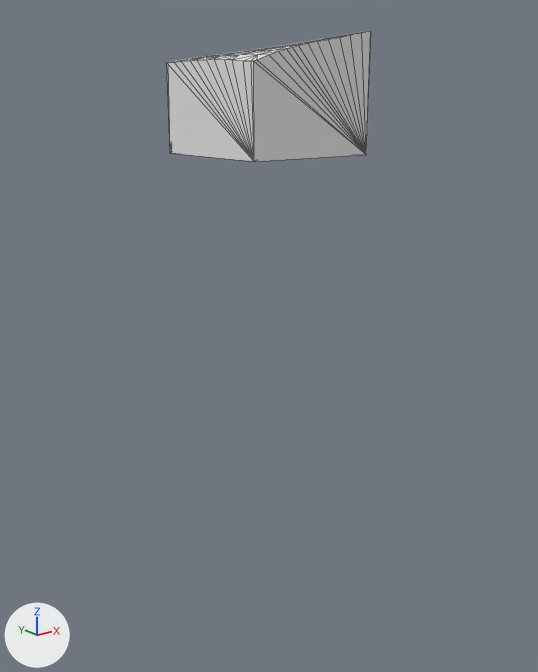
The glTF model assets/terrain/surface_pieces/surf_1_38.glb: old version first, new version second.
One viewpoint serves both versions: a 50 mm camera at (-119.6, -104.0, -28.2) aimed at (-102.2, -82.2, -37.0). Every picture has the same lights, and +X, +Y and +Z are marked at lower left. The picture after the commit comes second. Mesh edges are drawn as thin lines. Where no turn or scale is listed for an object, it has been applied to the vertices.

In view in the first picture: 'geometry_0'.
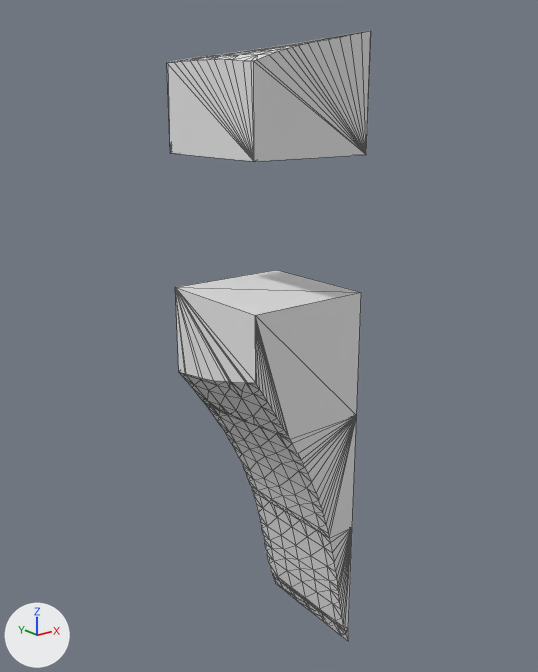
The change, as JSON lines over the scene's bpy script:
```json
{"op": "add", "block": "me_layer_5", "code": ["me_layer_5 = bpy.data.meshes.new('layer_5')", "me_layer_5.from_pydata(...)  # 28 vertices, 52 faces; spans x -100.23..-100.0, y -85.0..-80.0, z -50.65..-50.0"]}
{"op": "add", "block": "me_layer_4", "code": ["me_layer_4 = bpy.data.meshes.new('layer_4')", "me_layer_4.from_pydata(...)  # 82 vertices, 160 faces; spans x -101.38..-100.0, y -85.0..-80.0, z -50.0..-45.0"]}
{"op": "add", "block": "me_layer_3", "code": ["me_layer_3 = bpy.data.meshes.new('layer_3')", "me_layer_3.from_pydata(...)  # 99 vertices, 194 faces; spans x -103.89..-100.0, y -85.0..-80.0, z -45.0..-40.0"]}
{"op": "add", "block": "me_layer_2", "code": ["me_layer_2 = bpy.data.meshes.new('layer_2')", "me_layer_2.from_pydata(...)  # 68 vertices, 132 faces; spans x -105.0..-100.0, y -85.0..-80.0, z -40.0..-35.0"]}
{"op": "add", "block": "ob_layer_5", "code": ["ob_layer_5 = bpy.data.objects.new('layer_5', me_layer_5)", "ob_layer_5.location = (0.0, 0.0, 0.0)"]}
{"op": "add", "block": "ob_layer_4", "code": ["ob_layer_4 = bpy.data.objects.new('layer_4', me_layer_4)", "ob_layer_4.location = (0.0, 0.0, 0.0)"]}
{"op": "add", "block": "ob_layer_3", "code": ["ob_layer_3 = bpy.data.objects.new('layer_3', me_layer_3)", "ob_layer_3.location = (0.0, 0.0, 0.0)"]}
{"op": "add", "block": "ob_layer_2", "code": ["ob_layer_2 = bpy.data.objects.new('layer_2', me_layer_2)", "ob_layer_2.location = (0.0, 0.0, 0.0)"]}
```

Pixel boxes [x1, y1, x2, y2] of what changed, in the pictures (538 x 672 px):
```json
{"object": "layer_2", "change": "added", "after": [175, 270, 361, 439]}
{"object": "layer_3", "change": "added", "after": [204, 402, 357, 538]}
{"object": "layer_4", "change": "added", "after": [252, 491, 352, 631]}
{"object": "layer_5", "change": "added", "after": [273, 577, 348, 641]}
```
